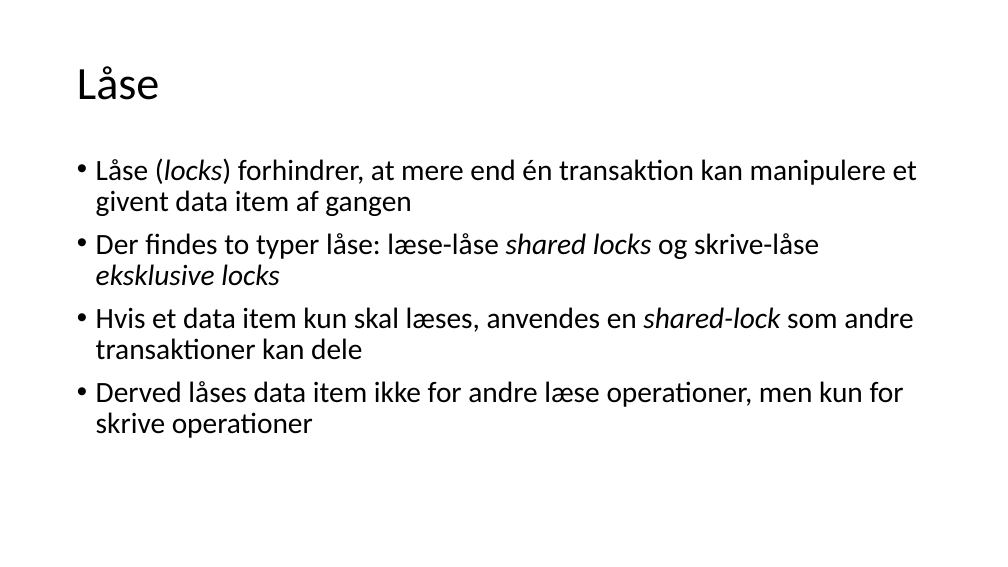
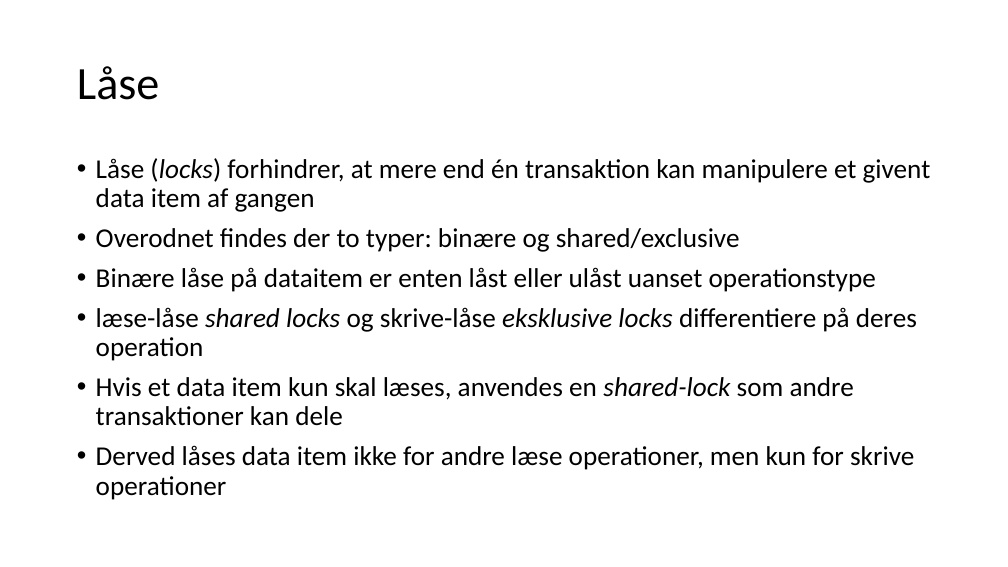
Before and after one commit to JensErikPedersen/misc, a slide deck: slide 6 of eventmanagement/Præsentation.pptx. Drawn at 1008x567 pixels with LibreOffice and Linux fonts; fonts in the diff are those of the drawing. Boxes give left, top, right and bottom in pixels: in the first picture for what was removed or moved away, otherwise in the second. Text is boxed around its words. In the diff, an @@ line names an element or a change of style, - is before the commit and + after.

```diff
--- a/eventmanagement/Præsentation.pptx
+++ b/eventmanagement/Præsentation.pptx
@@ text at <box>96,158,931,500</box>: size 28 to 25.9 pt in "Låse (locks) forhindrer, at mere end én ...", "Hvis et data item kun skal læses, ...", "Derved låses data item ikke for andre ..." @@
@@ text at <box>96,228,917,361</box>: text changed; size 28 to 25.9 pt @@
-• Der findes to typer låse: læse-låse shared locks og skrive-låse eksklusive locks
+• Overodnet findes der to typer: binære og shared/exclusive
+• Binære låse på dataitem er enten låst eller ulåst uanset operationstype
+• læse-låse shared locks og skrive-låse eksklusive locks differentiere på deres operation
```
Also in this commit, not shown: 5 other slides changed, 2 slides added, 1 slide removed, 1 other file.
